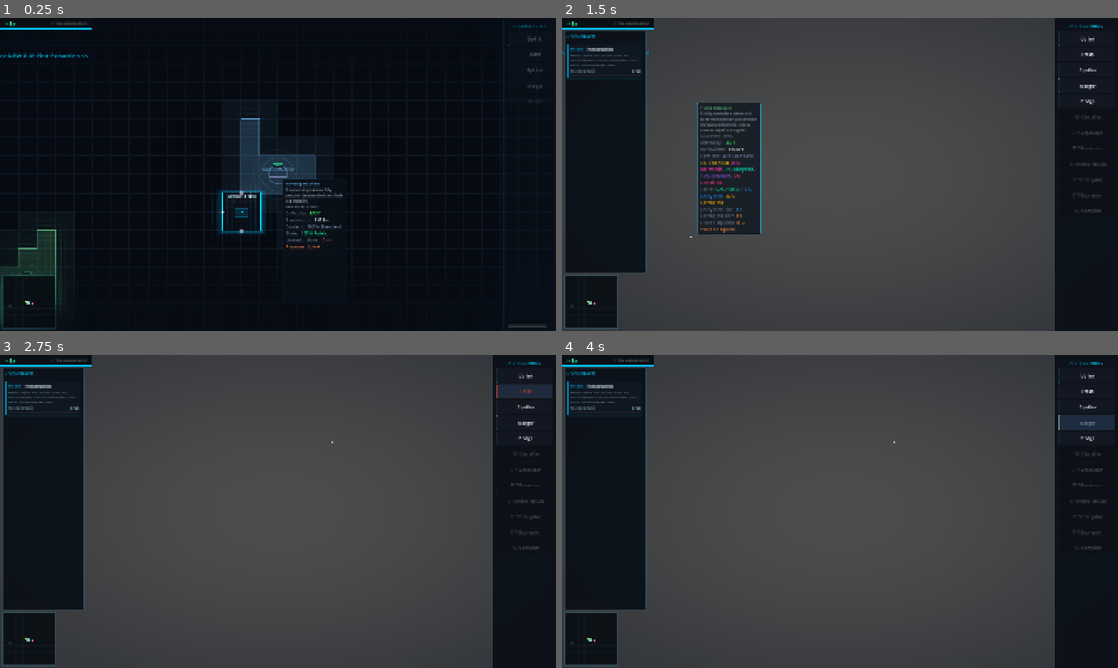
Above: before the commit, frames 1-4 (two rows, left to right).
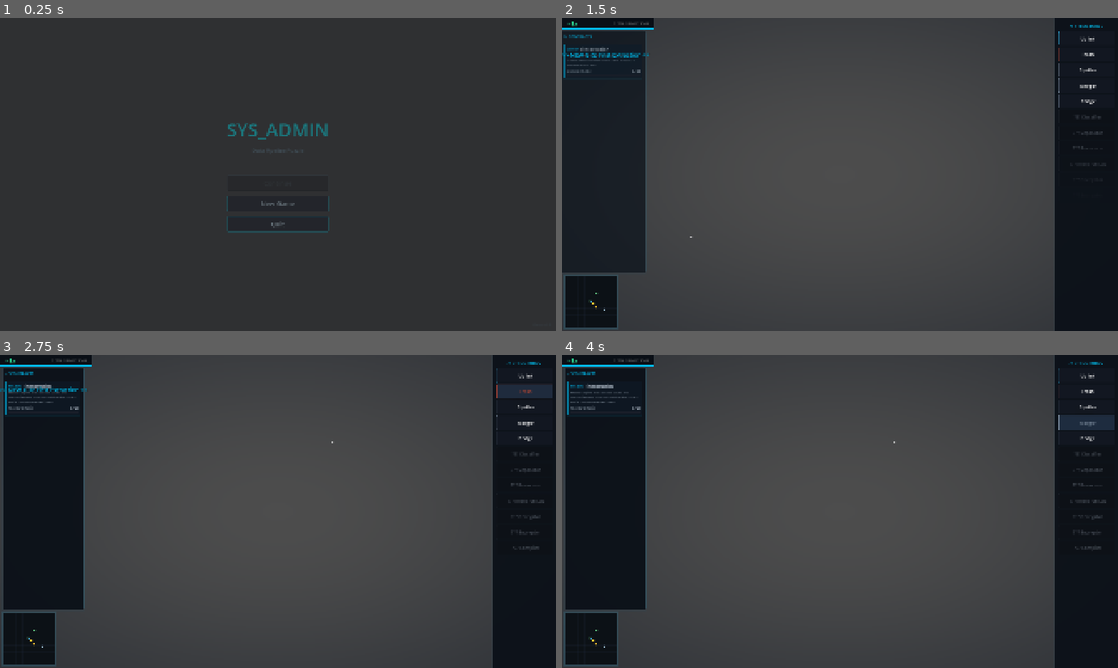
Above: after the commit, the same moments.

Repository: BYGGOLDENSTONE/sys-admin
Game: Godot game, scene res://scenes/ui/main_menu.tscn
Same seed, same stepped clock (60 frames per second), same inputs: the game is played once before the commit and once after it. Before the commit the project starts from res://scenes/main.tscn.
Inputs (mouse positions are in pixels of both pictures, inside the frame that each line leads up to):
- Up to frame 1 (0.25 s): no input
- Up to frame 2 (1.5 s): click (840, 202) at 0.5 s, where only the run after the commit has a clickable "New Game"; tap Enter at 1.25 s; drag from (589, 302) to (895, 105) at 1.27 s
- Up to frame 3 (2.75 s): click "Trash" at 2 s
- Up to frame 4 (4 s): click "Splitter" at 2.75 s; click "Merger" at 3.5 s

The runs differ from the first frame. In frame 1, 97% of the frame differs, in the area x 0-100%, y 0-100%; in frame 2, 5.4%; in frame 3, 0.2%; in frame 4, less than 0.1%.

Commit message:
v3.0 Phase I (partial) — Save/Load + Main Menu + Autosave
- Add save_manager.gd: JSON save/load engine (buildings, cables, gigs, sources, fog, simulation)
- Add main_menu.gd + main_menu.tscn: New Game / Continue / Quit with cyber-style UI
- Add autosave: every 5 min + on gig completion, with backup rotation
- Ctrl+S manual save with notification
- Load path: seed → map regen → restore sources → buildings → connections → gigs → fog
- Gig panel rebuild_from_state() for post-load UI sync
- Undo stack cleared after load (fresh session)
- project.godot entry point changed to main_menu.tscn

Co-Authored-By: Claude Opus 4.6 <noreply@anthropic.com>

Diff:
--- a/project.godot
+++ b/project.godot
@@ -11,7 +11,7 @@
 [application]
 
 config/name="SYS_ADMIN"
-run/main_scene="res://scenes/main.tscn"
+run/main_scene="res://scenes/ui/main_menu.tscn"
 config/features=PackedStringArray("4.6", "Forward Plus")
 config/icon="res://icon.svg"
 
--- /dev/null
+++ b/scenes/ui/main_menu.tscn
@@ -0,0 +1,12 @@
+[gd_scene load_steps=2 format=3]
+
+[ext_resource type="Script" path="res://scripts/ui/main_menu.gd" id="1_menu"]
+
+[node name="MainMenu" type="Control"]
+layout_mode = 3
+anchors_preset = 15
+anchor_right = 1.0
+anchor_bottom = 1.0
+grow_horizontal = 2
+grow_vertical = 2
+script = ExtResource("1_menu")
--- a/scripts/main.gd
+++ b/scripts/main.gd
@@ -28,6 +28,10 @@
 var _gig_panel: PanelContainer = null
 var _contract_terminal: Node2D = null
 var _tutorial_manager: Node = null
+var _save_manager: Node = null
+
+## Set this BEFORE _ready() to load a saved game instead of starting new
+var load_save_data: Dictionary = {}
 
 
 func _ready() -> void:
@@ -106,16 +110,47 @@
 	building_manager.building_removed.connect(source_manager.on_building_removed)
 	source_manager.source_discovered.connect(_on_source_discovered)
 
+	# Determine seed: from save, command-line, or random
+	var is_loading: bool = not load_save_data.is_empty()
+	if is_loading:
+		_current_seed = int(load_save_data.get("seed", randi()))
+	else:
+		_current_seed = _get_seed_from_args()
+
 	# Seed-based procedural map generation
-	_current_seed = _get_seed_from_args()
 	_map_generator = _MapGeneratorScript.new()
 	_map_generator.generate_map(_current_seed, source_manager)
 
 	# Setup fog of war layer (above sources, below buildings)
 	_setup_fog_layer()
 
-	# Place Contract Terminal at map center
-	_place_contract_terminal()
+	# Setup save manager (before loading state)
+	_setup_save_manager()
+
+	if is_loading:
+		# LOAD PATH: restore saved state
+		_save_manager.apply_state(load_save_data)
+		# Find Contract Terminal from loaded buildings
+		for child in $BuildingContainer.get_children():
+			if child.definition != null and child.definition.building_name == "Contract Terminal":
+				_contract_terminal = child
+				break
+		if _contract_terminal != null and _gig_manager != null:
+			_gig_manager.set_contract_terminal(_contract_terminal)
+		# Rebuild UI from loaded state
+		building_panel.refresh_buttons()
+		if _gig_panel:
+			_gig_panel.rebuild_from_state()
+		# Clear undo stack (fresh session)
+		if _undo_manager:
+			_undo_manager._undo_stack.clear()
+			_undo_manager._redo_stack.clear()
+		load_save_data = {}
+		print("[Main] Game loaded from save")
+	else:
+		# NEW GAME PATH: place Contract Terminal and initialize gigs
+		_place_contract_terminal()
+		_gig_manager.initialize()
 
 	# Wire terminal click to gig panel
 	building_manager.building_selected.connect(_on_building_selected_for_panel)
@@ -137,12 +172,18 @@
 
 	# Setup sound manager
 	_setup_sound_manager()
+
+	# Wire gig completion to autosave
+	_gig_manager.gig_completed.connect(_on_gig_completed_autosave)
 
 	# Pass post-process material to camera for chromatic aberration
 	var post_rect: ColorRect = $PostProcessLayer/PostProcessRect
 	camera.set_post_material(post_rect.material as ShaderMaterial)
 
-	print("[Main] SYS_ADMIN initialized")
+	# Start autosave
+	_save_manager.setup_autosave()
+
+	print("[Main] SYS_ADMIN initialized — %s" % ("loaded save" if is_loading else "new game"))
 
 
 func _unhandled_input(event: InputEvent) -> void:
@@ -154,6 +195,10 @@
 				_undo_manager.undo()
 			KEY_Y:
 				_undo_manager.redo()
+			KEY_S:
+				if _save_manager:
+					_save_manager.save_game()
+					_show_gig_notification("GAME SAVED", Color("#44ddff"))
 		return
 	match event.keycode:
 		KEY_SPACE:
@@ -219,7 +264,7 @@
 
 func _setup_shortcut_hints() -> void:
 	_shortcut_hints = Label.new()
-	_shortcut_hints.text = "SPACE Pause  //  1/2/3 Speed  //  G Contracts  //  Ctrl+Z Undo  //  H Hide"
+	_shortcut_hints.text = "SPACE Pause  //  1/2/3 Speed  //  G Contracts  //  Ctrl+S Save  //  Ctrl+Z Undo  //  H Hide"
 	_shortcut_hints.add_theme_font_size_override("font_size", 12)
 	_shortcut_hints.add_theme_color_override("font_color", Color(0.4, 0.6, 0.7, 0.6))
 	_shortcut_hints.horizontal_alignment = HORIZONTAL_ALIGNMENT_CENTER
@@ -269,8 +314,7 @@
 	_gig_manager.gig_activated.connect(_on_gig_activated)
 	# Process deliveries after each simulation tick
 	simulation_manager.tick_completed.connect(_on_tick_for_gig)
-	# Initialize after signals are connected
-	_gig_manager.initialize()
+	# NOTE: initialize() is called later — after load check in _ready()
 
 
 func _setup_gig_panel() -> void:
@@ -490,6 +534,26 @@
 	_sound_manager.play_cable_remove()
 
 
+func _setup_save_manager() -> void:
+	var SaveManagerScript = preload("res://scripts/save_manager.gd")
+	_save_manager = Node.new()
+	_save_manager.set_script(SaveManagerScript)
+	_save_manager.name = "SaveManager"
+	_save_manager.building_container = $BuildingContainer
+	_save_manager.connection_manager = connection_manager
+	_save_manager.source_manager = source_manager
+	_save_manager.gig_manager = _gig_manager
+	_save_manager.simulation_manager = simulation_manager
+	_save_manager.fog_layer = _fog_layer
+	_save_manager.current_seed = _current_seed
+	add_child(_save_manager)
+
+
+func _on_gig_completed_autosave(_gig) -> void:
+	if _save_manager:
+		_save_manager.autosave()
+
+
 func _toggle_dev_mode() -> void:
 	_dev_mode = not _dev_mode
 	source_manager.set_dev_mode(_dev_mode)
--- /dev/null
+++ b/scripts/save_manager.gd
@@ -0,0 +1,418 @@
+extends Node
+
+## Save/Load system for SYS_ADMIN demo.
+## JSON-based save format with autosave and backup support.
+
+const SAVE_VERSION: int = 1
+const SAVE_DIR: String = "user://saves/"
+const SAVE_FILE: String = "user://saves/savegame.json"
+const AUTOSAVE_FILE: String = "user://saves/autosave.json"
+const AUTOSAVE_BACKUP: String = "user://saves/autosave_backup.json"
+const AUTOSAVE_INTERVAL: float = 300.0  ## 5 minutes
+
+signal game_saved()
+signal game_loaded()
+signal save_failed(reason: String)
+
+var building_container: Node2D = null
+var connection_manager: Node = null
+var source_manager: Node = null
+var gig_manager: Node = null
+var simulation_manager: Node = null
+var fog_layer: Node2D = null
+var current_seed: int = 0
+
+var _autosave_timer: Timer = null
+
+
+func setup_autosave() -> void:
+	_autosave_timer = Timer.new()
+	_autosave_timer.wait_time = AUTOSAVE_INTERVAL
+	_autosave_timer.one_shot = false
+	_autosave_timer.timeout.connect(_on_autosave_tick)
+	add_child(_autosave_timer)
+	_autosave_timer.start()
+	print("[SaveManager] Autosave initialized — interval: %.0fs" % AUTOSAVE_INTERVAL)
+
+
+func _on_autosave_tick() -> void:
+	autosave()
+
+
+## --- PUBLIC API ---
+
+func save_game(path: String = SAVE_FILE) -> bool:
+	var data: Dictionary = capture_state()
+	return _write_save(path, data)
+
+
+func autosave() -> bool:
+	# Rotate: current autosave → backup, then write new
+	if FileAccess.file_exists(AUTOSAVE_FILE):
+		if FileAccess.file_exists(AUTOSAVE_BACKUP):
+			DirAccess.remove_absolute(AUTOSAVE_BACKUP)
+		DirAccess.rename_absolute(AUTOSAVE_FILE, AUTOSAVE_BACKUP)
+	var data: Dictionary = capture_state()
+	var ok: bool = _write_save(AUTOSAVE_FILE, data)
+	if ok:
+		print("[SaveManager] Autosave complete")
+	return ok
+
+
+func has_save(path: String = SAVE_FILE) -> bool:
+	return FileAccess.file_exists(path)
+
+
+func has_any_save() -> bool:
+	return has_save(SAVE_FILE) or has_save(AUTOSAVE_FILE)
+
+
+static func load_from_file(path: String) -> Dictionary:
+	if not FileAccess.file_exists(path):
+		push_warning("[SaveManager] Save file not found: %s" % path)
+		return {}
+	var file := FileAccess.open(path, FileAccess.READ)
+	if file == null:
+		push_error("[SaveManager] Cannot open save file: %s" % path)
+		return {}
+	var text: String = file.get_as_text()
+	file.close()
+	var json := JSON.new()
+	var err: int = json.parse(text)
+	if err != OK:
+		push_error("[SaveManager] JSON parse error at line %d: %s" % [json.get_error_line(), json.get_error_message()])
+		return {}
+	var data: Dictionary = json.data
+	if not data.has("version"):
+		push_error("[SaveManager] Invalid save file — missing version")
+		return {}
+	print("[SaveManager] Save loaded — version: %d, seed: %s" % [data.version, str(data.get("seed", "?"))])
+	return data
+
+
+## --- STATE CAPTURE ---
+
+func capture_state() -> Dictionary:
+	var data: Dictionary = {
+		"version": SAVE_VERSION,
+		"timestamp": Time.get_datetime_string_from_system(),
+		"seed": current_seed,
+	}
+	data["simulation"] = _capture_simulation()
+	data["buildings"] = _capture_buildings()
+	data["connections"] = _capture_connections()
+	data["sources"] = _capture_sources()
+	data["gigs"] = _capture_gigs()
+	data["fog"] = _capture_fog()
+	return data
+
+
+func _capture_simulation() -> Dictionary:
+	if simulation_manager == null:
+		return {}
+	var dc: Dictionary = {}
+	for k in simulation_manager.discovered_content:
+		dc[str(k)] = simulation_manager.discovered_content[k]
+	var ds: Dictionary = {}
+	for k in simulation_manager.discovered_states:
+		ds[str(k)] = simulation_manager.discovered_states[k]
+	return {
+		"tick_count": simulation_manager._tick_count,
+		"speed_multiplier": simulation_manager.speed_multiplier,
+		"is_paused": simulation_manager.is_paused,
+		"discovered_content": dc,
+		"discovered_states": ds,
+	}
+
+
+func _capture_buildings() -> Array:
+	if building_container == null:
+		return []
+	var result: Array = []
+	for building in building_container.get_children():
+		if building.definition == null:
+			continue
+		var entry: Dictionary = {
+			"name": building.definition.building_name,
+			"cell_x": building.grid_cell.x,
+			"cell_y": building.grid_cell.y,
+			"stored_data": building.stored_data.duplicate(),
+			"classifier_filter_content": building.classifier_filter_content,
+			"separator_mode": building.separator_mode,
+			"separator_filter_value": building.separator_filter_value,
+			"selected_tier": building.selected_tier,
+			"upgrade_level": building.upgrade_level,
+		}
+		result.append(entry)
+	return result
+
+
+func _capture_connections() -> Array:
+	if connection_manager == null:
+		return []
+	var result: Array = []
+	for conn in connection_manager.get_connections():
+		var path_arr: Array = []
+		for v in conn.path:
+			path_arr.append([v.x, v.y])
+		result.append({
+			"from_x": conn.from_building.grid_cell.x,
+			"from_y": conn.from_building.grid_cell.y,
+			"from_port": conn.from_port,
+			"to_x": conn.to_building.grid_cell.x,
+			"to_y": conn.to_building.grid_cell.y,
+			"to_port": conn.to_port,
+			"path": path_arr,
+		})
+	return result
+
+
+func _capture_sources() -> Dictionary:
+	if source_manager == null:
+		return {}
+	var result: Dictionary = {}
+	for source in source_manager.get_all_sources():
+		var key: String = "%d_%d" % [source.grid_cell.x, source.grid_cell.y]
+		result[key] = source.discovered
+	return result
+
+
+func _capture_gigs() -> Dictionary:
+	if gig_manager == null:
+		return {}
+	var completed: Array = []
+	for idx in gig_manager._completed_indices:
+		completed.append(idx)
+	var progress: Dictionary = {}
+	for idx in gig_manager._progress:
+		progress[str(idx)] = gig_manager._progress[idx]
+	var unlocked: Array = []
+	for b_name in gig_manager._unlocked_buildings:
+		unlocked.append(b_name)
+	var active: Array = []
+	for gig in gig_manager._active_gigs:
+		active.append(gig.order_index)
+	return {
+		"completed": completed,
+		"progress": progress,
+		"unlocked": unlocked,
+		"active": active,
+	}
+
+
+func _capture_fog() -> Array:
+	if fog_layer == null:
+		return []
+	var result: Array = []
+	for chunk_key in fog_layer._explored:
+		result.append([chunk_key.x, chunk_key.y])
+	return result
+
+
+## --- STATE RESTORE ---
+
+func apply_state(data: Dictionary) -> bool:
+	if data.is_empty() or not data.has("version"):
+		push_error("[SaveManager] Invalid save data")
+		return false
+
+	# 1. Restore source discovery (before buildings so auto-link works)
+	_restore_sources(data.get("sources", {}))
+
+	# 2. Restore fog (before buildings to avoid re-exploration flash)
+	_restore_fog(data.get("fog", []))
+
+	# 3. Place saved buildings
+	var building_map: Dictionary = _restore_buildings(data.get("buildings", []))
+
+	# 4. Restore connections
+	_restore_connections(data.get("connections", []), building_map)
+
+	# 5. Restore gig state
+	_restore_gigs(data.get("gigs", {}))
+
+	# 6. Restore simulation state
+	_restore_simulation(data.get("simulation", {}))
+
+	game_loaded.emit()
+	print("[SaveManager] Game state restored")
+	return true
+
+
+func _restore_sources(source_data: Dictionary) -> void:
+	if source_manager == null:
+		return
+	for source in source_manager.get_all_sources():
+		var key: String = "%d_%d" % [source.grid_cell.x, source.grid_cell.y]
+		if source_data.has(key):
+			if source_data[key] and not source.discovered:
+				source.discovered = true
+			elif not source_data[key] and source.discovered:
+				source.discovered = false
+
+
+func _restore_fog(fog_data: Array) -> void:
+	if fog_layer == null:
+		return
+	fog_layer._explored.clear()
+	for entry in fog_data:
+		if entry is Array and entry.size() >= 2:
+			fog_layer._explored[Vector2i(int(entry[0]), int(entry[1]))] = true
+
+
+func _restore_buildings(buildings_data: Array) -> Dictionary:
+	## Returns building_map: "x_y" → building Node2D (for connection restore)
+	var building_map: Dictionary = {}
+	if building_container == null:
+		return building_map
+
+	var grid_system: Node2D = building_container.get_parent().get_node("GridSystem")
+	var bm: Node = building_container.get_parent().get_node("BuildingManager")
+
+	for entry in buildings_data:
+		var def_name: String = entry.get("name", "")
+		if def_name.is_empty():
+			continue
+
+		var cell := Vector2i(int(entry.get("cell_x", 0)), int(entry.get("cell_y", 0)))
+		var def: BuildingDefinition = _load_building_def(def_name)
+		if def == null:
+			push_warning("[SaveManager] Unknown building: %s" % def_name)
+			continue
+
+		# Place building using BuildingManager API
+		var building: Node2D = bm.place_building_at(def, cell, true)
+		if building == null:
+			push_warning("[SaveManager] Failed to place %s at (%d,%d)" % [def_name, cell.x, cell.y])
+			continue
+
+		# Restore runtime state
+		building.classifier_filter_content = int(entry.get("classifier_filter_content", 0))
+		building.separator_mode = entry.get("separator_mode", "state")
+		building.separator_filter_value = int(entry.get("separator_filter_value", 0))
+		building.selected_tier = int(entry.get("selected_tier", 1))
+		building.upgrade_level = int(entry.get("upgrade_level", 0))
+
+		# Restore stored data
+		var saved_data: Dictionary = entry.get("stored_data", {})
+		building.stored_data.clear()
+		for key in saved_data:
+			building.stored_data[key] = int(saved_data[key])
+
+		var map_key: String = "%d_%d" % [cell.x, cell.y]
+		building_map[map_key] = building
+
+	return building_map
+
+
+func _restore_connections(connections_data: Array, building_map: Dictionary) -> void:
+	if connection_manager == null:
+		return
+
+	for entry in connections_data:
+		var from_key: String = "%d_%d" % [int(entry.get("from_x", 0)), int(entry.get("from_y", 0))]
+		var to_key: String = "%d_%d" % [int(entry.get("to_x", 0)), int(entry.get("to_y", 0))]
+		var from_building: Node2D = building_map.get(from_key, null)
+		var to_building: Node2D = building_map.get(to_key, null)
+		if from_building == null or to_building == null:
+			push_warning("[SaveManager] Connection skipped — building not found: %s → %s" % [from_key, to_key])
+			continue
+		var from_port: String = entry.get("from_port", "right")
+		var to_port: String = entry.get("to_port", "left")
+		var path_raw: Array = entry.get("path", [])
+		var path: Array[Vector2i] = []
+		for v in path_raw:
+			if v is Array and v.size() >= 2:
+				path.append(Vector2i(int(v[0]), int(v[1])))
+		if path.size() < 2:
+			push_warning("[SaveManager] Connection skipped — invalid path")
+			continue
+		connection_manager.add_connection(from_building, from_port, to_building, to_port, path)
+
+
+func _restore_gigs(gig_data: Dictionary) -> void:
+	if gig_manager == null:
+		return
+
+	# Clear current state
+	gig_manager._active_gigs.clear()
+	gig_manager._completed_indices.clear()
+	gig_manager._progress.clear()
+	# Reset unlocked to starters only
+	gig_manager._unlocked_buildings.clear()
+	for b_name in gig_manager._starter_buildings:
+		gig_manager._unlocked_buildings[b_name] = true
+
+	# Restore completed indices
+	var completed: Array = gig_data.get("completed", [])
+	for idx in completed:
+		gig_manager._completed_indices[int(idx)] = true
+
+	# Restore unlocked buildings
+	var unlocked: Array = gig_data.get("unlocked", [])
+	for b_name in unlocked:
+		gig_manager._unlocked_buildings[b_name] = true
+
+	# Restore progress
+	var progress: Dictionary = gig_data.get("progress", {})
+	for idx_str in progress:
+		var arr: Array = progress[idx_str]
+		var int_arr: Array = []
+		for val in arr:
+			int_arr.append(int(val))
+		gig_manager._progress[int(idx_str)] = int_arr
+
+	# Restore active gigs
+	var active_indices: Array = gig_data.get("active", [])
+	for gig in gig_manager._all_gigs:
+		if gig.order_index in active_indices:
+			gig_manager._active_gigs.append(gig)
+
+	print("[SaveManager] Gig state restored — %d completed, %d active" % [
+		gig_manager._completed_indices.size(), gig_manager._active_gigs.size()])
+
+
+func _restore_simulation(sim_data: Dictionary) -> void:
+	if simulation_manager == null:
+		return
+	simulation_manager._tick_count = int(sim_data.get("tick_count", 0))
+	var speed: int = int(sim_data.get("speed_multiplier", 1))
+	simulation_manager.set_speed(speed)
+	if sim_data.get("is_paused", false):
+		simulation_manager.toggle_pause()
+
+	# Restore discovery
+	var dc: Dictionary = sim_data.get("discovered_content", {})
+	for k in dc:
+		simulation_manager.discovered_content[int(k)] = dc[k]
+	var ds: Dictionary = sim_data.get("discovered_states", {})
+	for k in ds:
+		simulation_manager.discovered_states[int(k)] = ds[k]
+
+
+## --- HELPERS ---
+
+func _write_save(path: String, data: Dictionary) -> bool:
+	# Ensure save directory exists
+	DirAccess.make_dir_recursive_absolute(SAVE_DIR)
+	var json_text: String = JSON.stringify(data, "\t")
+	var file := FileAccess.open(path, FileAccess.WRITE)
+	if file == null:
+		var err_msg: String = "Cannot write save file: %s" % path
+		push_error("[SaveManager] %s" % err_msg)
+		save_failed.emit(err_msg)
+		return false
+	file.store_string(json_text)
+	file.close()
+	game_saved.emit()
+	print("[SaveManager] Game saved — %s" % path)
+	return true
+
+
+static func _load_building_def(building_name: String) -> BuildingDefinition:
+	var file_name: String = building_name.to_lower().replace(" ", "_")
+	var path: String = "res://resources/buildings/%s.tres" % file_name
+	if not ResourceLoader.exists(path):
+		push_warning("[SaveManager] Building definition not found: %s" % path)
+		return null
+	return load(path) as BuildingDefinition
--- a/scripts/ui/gig_panel.gd
+++ b/scripts/ui/gig_panel.gd
@@ -356,6 +356,25 @@
 		var cd = _cards[order]
 		var tcol: Color = MISSION_CLR if cd.gig.is_tutorial else CONTRACT_CLR
 		_style_card(cd.root, tcol, order == _tracked_order)
+
+
+func rebuild_from_state() -> void:
+	## Called after loading a save to rebuild cards from restored gig state.
+	# Clear existing cards
+	for order in _cards:
+		var cd = _cards[order]
+		if is_instance_valid(cd.root):
+			cd.root.queue_free()
+	_cards.clear()
+	_stall_timers.clear()
+	_last_progress.clear()
+	_tracked_order = -1
+	# Rebuild from current active gigs
+	if _gig_manager:
+		for gig in _gig_manager.get_active_gigs():
+			_add_card(gig)
+	_auto_track()
+	_update_empty()
 
 
 func _update_empty() -> void:
--- /dev/null
+++ b/scripts/ui/main_menu.gd
@@ -0,0 +1,174 @@
+extends Control
+
+## Main Menu — entry point for SYS_ADMIN demo.
+## New Game starts a fresh session, Continue loads the latest save.
+
+const SAVE_FILE: String = "user://saves/savegame.json"
+const AUTOSAVE_FILE: String = "user://saves/autosave.json"
+const GAME_SCENE: String = "res://scenes/main.tscn"
+
+var _continue_btn: Button = null
+var _new_game_btn: Button = null
+var _quit_btn: Button = null
+
+
+func _ready() -> void:
+	_build_ui()
+	_update_continue_state()
+	# Fade in
+	modulate = Color(1, 1, 1, 0)
+	var tw := create_tween()
+	tw.tween_property(self, "modulate:a", 1.0, 0.6)
+
+
+func _build_ui() -> void:
+	# Dark background
+	var bg := ColorRect.new()
+	bg.color = Color(0.02, 0.03, 0.05, 1.0)
+	bg.set_anchors_preset(Control.PRESET_FULL_RECT)
+	add_child(bg)
+
+	# Main container (centered)
+	var center := CenterContainer.new()
+	center.set_anchors_preset(Control.PRESET_FULL_RECT)
+	add_child(center)
+
+	var vbox := VBoxContainer.new()
+	vbox.add_theme_constant_override("separation", 16)
+	vbox.alignment = BoxContainer.ALIGNMENT_CENTER
+	center.add_child(vbox)
+
+	# Title
+	var title := Label.new()
+	title.text = "SYS_ADMIN"
+	title.add_theme_font_size_override("font_size", 64)
+	title.add_theme_color_override("font_color", Color(0.0, 0.85, 0.9, 1.0))
+	title.horizontal_alignment = HORIZONTAL_ALIGNMENT_CENTER
+	vbox.add_child(title)
+
+	# Subtitle
+	var subtitle := Label.new()
+	subtitle.text = "Data Pipeline Puzzle"
+	subtitle.add_theme_font_size_override("font_size", 18)
+	subtitle.add_theme_color_override("font_color", Color(0.4, 0.55, 0.65, 0.7))
+	subtitle.horizontal_alignment = HORIZONTAL_ALIGNMENT_CENTER
+	vbox.add_child(subtitle)
+
+	# Spacer
+	var spacer := Control.new()
+	spacer.custom_minimum_size = Vector2(0, 40)
+	vbox.add_child(spacer)
+
+	# Buttons
+	_continue_btn = _create_menu_button("Continue")
+	_continue_btn.pressed.connect(_on_continue)
+	vbox.add_child(_continue_btn)
+
+	_new_game_btn = _create_menu_button("New Game")
+	_new_game_btn.pressed.connect(_on_new_game)
+	vbox.add_child(_new_game_btn)
+
+	_quit_btn = _create_menu_button("Quit")
+	_quit_btn.pressed.connect(_on_quit)
+	vbox.add_child(_quit_btn)
+
+	# Version label
+	var version_lbl := Label.new()
+	version_lbl.text = "Demo v0.9"
+	version_lbl.add_theme_font_size_override("font_size", 12)
+	version_lbl.add_theme_color_override("font_color", Color(0.3, 0.4, 0.5, 0.5))
+	version_lbl.set_anchors_preset(Control.PRESET_BOTTOM_RIGHT)
+	version_lbl.offset_right = -16.0
+	version_lbl.offset_bottom = -12.0
+	version_lbl.grow_horizontal = Control.GROW_DIRECTION_BEGIN
+	version_lbl.grow_vertical = Control.GROW_DIRECTION_BEGIN
+	add_child(version_lbl)
+
+
+func _create_menu_button(text: String) -> Button:
+	var btn := Button.new()
+	btn.text = text
+	btn.custom_minimum_size = Vector2(280, 50)
+	btn.add_theme_font_size_override("font_size", 22)
+	# Cyber-style flat button
+	var style := StyleBoxFlat.new()
+	style.bg_color = Color(0.06, 0.08, 0.12, 0.9)
+	style.border_color = Color(0.0, 0.7, 0.8, 0.6)
+	style.set_border_width_all(2)
+	style.set_corner_radius_all(4)
+	style.set_content_margin_all(12)
+	btn.add_theme_stylebox_override("normal", style)
+
+	var hover_style := style.duplicate()
+	hover_style.bg_color = Color(0.08, 0.12, 0.18, 0.95)
+	hover_style.border_color = Color(0.0, 0.9, 1.0, 0.9)
+	btn.add_theme_stylebox_override("hover", hover_style)
+
+	var pressed_style := style.duplicate()
+	pressed_style.bg_color = Color(0.04, 0.06, 0.1, 1.0)
+	pressed_style.border_color = Color(0.0, 1.0, 1.0, 1.0)
+	btn.add_theme_stylebox_override("pressed", pressed_style)
+
+	var disabled_style := style.duplicate()
+	disabled_style.bg_color = Color(0.04, 0.05, 0.06, 0.5)
+	disabled_style.border_color = Color(0.2, 0.25, 0.3, 0.3)
+	btn.add_theme_stylebox_override("disabled", disabled_style)
+
+	btn.add_theme_color_override("font_color", Color(0.8, 0.9, 0.95, 1.0))
+	btn.add_theme_color_override("font_hover_color", Color(0.0, 1.0, 1.0, 1.0))
+	btn.add_theme_color_override("font_pressed_color", Color(1.0, 1.0, 1.0, 1.0))
+	btn.add_theme_color_override("font_disabled_color", Color(0.3, 0.35, 0.4, 0.5))
+	return btn
+
+
+func _update_continue_state() -> void:
+	var has_save: bool = FileAccess.file_exists(SAVE_FILE) or FileAccess.file_exists(AUTOSAVE_FILE)
+	_continue_btn.disabled = not has_save
+	if has_save:
+		_continue_btn.tooltip_text = "Resume your last session"
+	else:
+		_continue_btn.tooltip_text = "No saved game found"
+
+
+func _on_continue() -> void:
+	# Try save file first, then autosave
+	var SaveManagerScript = preload("res://scripts/save_manager.gd")
+	var save_data: Dictionary = {}
+	if FileAccess.file_exists(SAVE_FILE):
+		save_data = SaveManagerScript.load_from_file(SAVE_FILE)
+	elif FileAccess.file_exists(AUTOSAVE_FILE):
+		save_data = SaveManagerScript.load_from_file(AUTOSAVE_FILE)
+
+	if save_data.is_empty():
+		push_warning("[MainMenu] Failed to load save — starting new game")
+		_on_new_game()
+		return
+
+	_transition_to_game(save_data)
+
+
+func _on_new_game() -> void:
+	_transition_to_game({})
+
+
+func _on_quit() -> void:
+	get_tree().quit()
+
+
+func _transition_to_game(save_data: Dictionary) -> void:
+	# Disable buttons during transition
+	_continue_btn.disabled = true
+	_new_game_btn.disabled = true
+	_quit_btn.disabled = true
+
+	# Fade out
+	var tw := create_tween()
+	tw.tween_property(self, "modulate:a", 0.0, 0.4)
+	tw.tween_callback(func():
+		var game_scene := load(GAME_SCENE) as PackedScene
+		var game_instance := game_scene.instantiate()
+		if not save_data.is_empty():
+			game_instance.load_save_data = save_data
+		get_tree().root.add_child(game_instance)
+		queue_free()
+	)
Not shown, added: scripts/save_manager.gd.uid
Not shown, added: scripts/ui/main_menu.gd.uid
